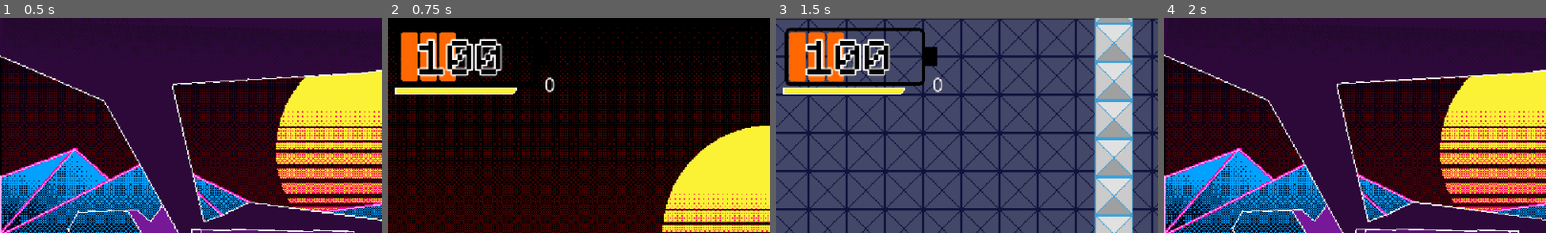
Above: before the commit, frames 1-4 (left to right).
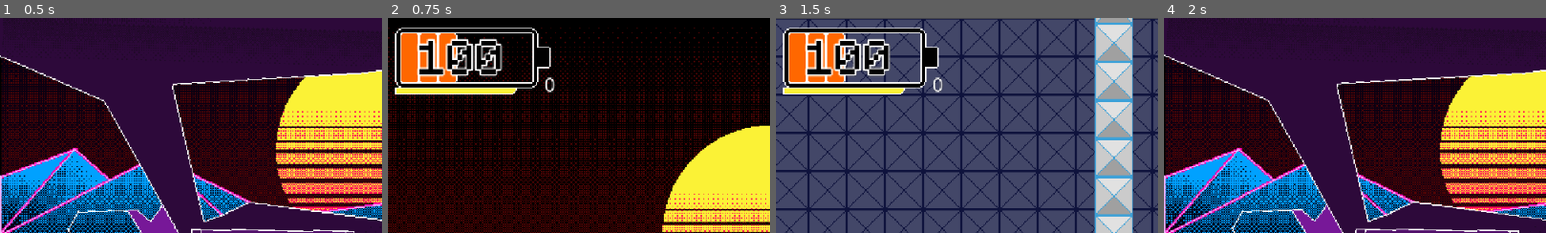
Above: after the commit, the same moments.

Repository: AksoBit/AKFM_1.3.1
Game: Godot game, scene res://Scenes/menu.tscn
Same seed, same stepped clock (60 frames per second), same inputs: the game is played once before the commit and once after it. Sound files missing from this copy of the repository are replaced by a short silence.
Inputs (mouse positions are % of the whole screen's width and height, from its top left):
- Up to frame 1 (0.5 s): no input
- Up to frame 2 (0.75 s): click (35, 60) at 0.5 s
- Up to frame 3 (1.5 s): tap Enter (ui_accept) at 1.25 s; move the mouse to (72, 45) at 1.27 s; hold D (ui_right) from 1.28 s (still down); tap Space (UwU_SPACE) at 1.35 s; click (72, 45) at 1.42 s
- Up to frame 4 (2 s): keep holding D (ui_right); tap Enter (ui_accept) at 1.52 s
The pictures show only the part of the screen within x 0-50%, y 0-50%; the shares and areas given below are measured in that part.

Frame 1 is identical in both runs. In frame 2, 1.8% of the frame differs, in the area x 1-43%, y 4-33%; in frame 3, 2.3%; in frame 4, nothing differs.

Commit message:
небольшой патч патча

Diff:
--- a/Scenes/ActualMC.tscn
+++ b/Scenes/ActualMC.tscn
@@ -1,7 +1,8 @@
-[gd_scene load_steps=42 format=3 uid="uid://cfivro2cvucyd"]
+[gd_scene load_steps=43 format=3 uid="uid://cfivro2cvucyd"]
 
 [ext_resource type="Script" uid="uid://dj5hi7veghggu" path="res://Scripts/SomethingWicked.gd" id="1_nhhmn"]
 [ext_resource type="Script" uid="uid://d0l0mwpergp4w" path="res://Scripts/area_2d.gd" id="2_ssrd1"]
+[ext_resource type="Texture2D" uid="uid://dhdrtria0w11k" path="res://Sprites/MC/jeffrey.png" id="3_nhhmn"]
 [ext_resource type="Script" uid="uid://c1pr1j2axx4lm" path="res://Scripts/MC/jeffry.gd" id="4_ssrd1"]
 [ext_resource type="AudioStream" uid="uid://b6o2lwyfadj0m" path="res://Music/1xx/100 Continue.ogg" id="6_thbw8"]
 [ext_resource type="AudioStream" uid="uid://cf2o32vs5xb6e" path="res://Sounds/Dash.wav" id="9_78dv1"]
@@ -219,6 +220,7 @@
 visible = false
 position = Vector2(72, -5)
 rotation = 3.1415882
+texture = ExtResource("3_nhhmn")
 script = ExtResource("4_ssrd1")
 
 [node name="CollisionShape2D" type="CollisionShape2D" parent="UwUGG"]
Binary file changed: Sprites/Battarey-Sheet.png
